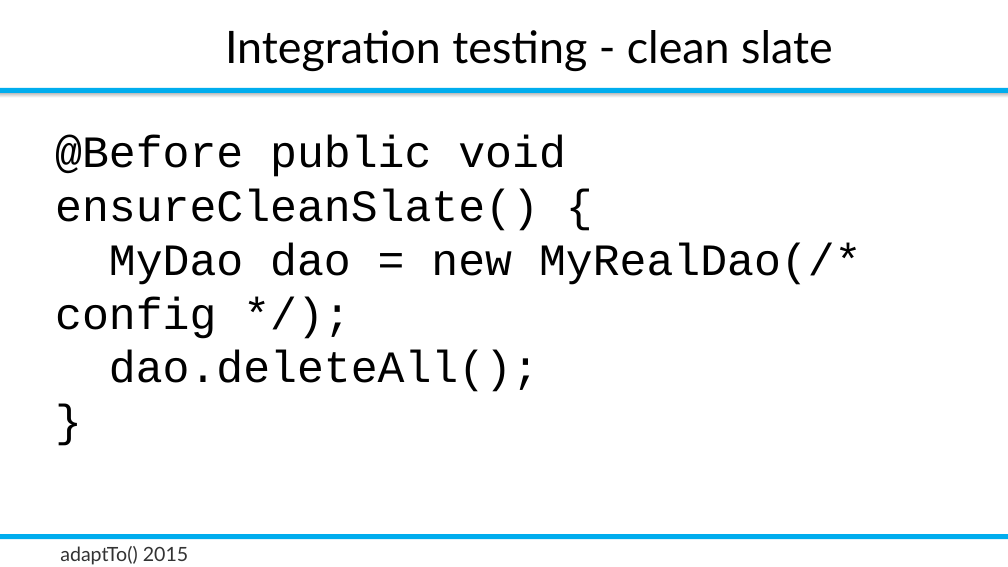
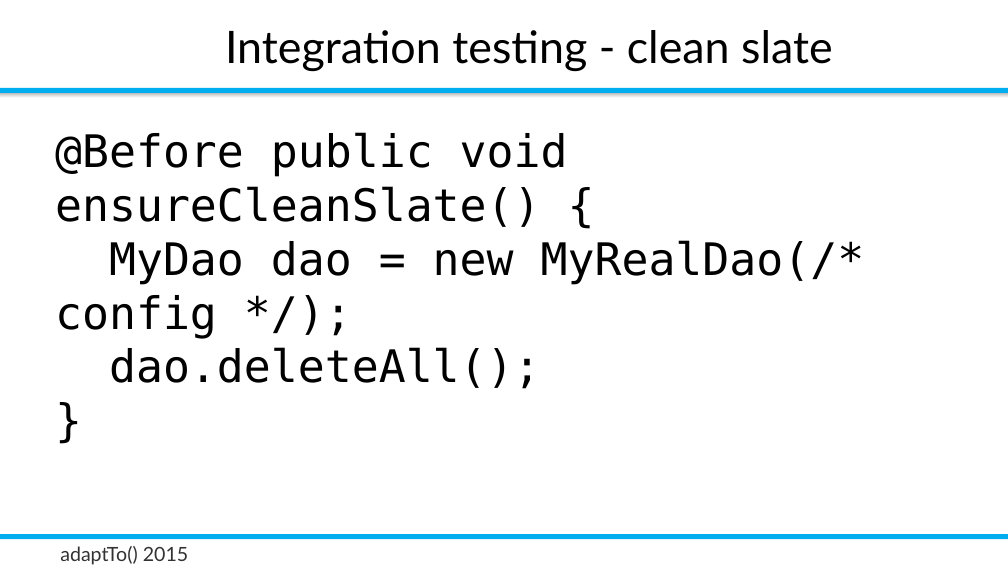
Before and after one commit to rombert/talks, a slide deck: slide 9 of adaptTo2015/How_Do_I_Test_My_Sling_Application-Robert_Munteanu.odp. Drawn at 1008x567 pixels with LibreOffice and Linux fonts; fonts in the diff are those of the drawing; background and template pictures are left out. Boxes give left, top, right and bottom in pixels: in the first picture for what was removed or moved away, otherwise in the second. Text is boxed around its words. In the diff, an @@ line names an element or a change of style, - is before the commit and + after.

```diff
--- a/adaptTo2015/How_Do_I_Test_My_Sling_Application-Robert_Munteanu.odp
+++ b/adaptTo2015/How_Do_I_Test_My_Sling_Application-Robert_Munteanu.odp
@@ text "@Before public void ensureCleanSlate() { ..." at [55,132,865,389]: font Courier New to DejaVu Sans Mono @@
```
Also in this commit, not shown: 19 other slides changed, 2 other files.
